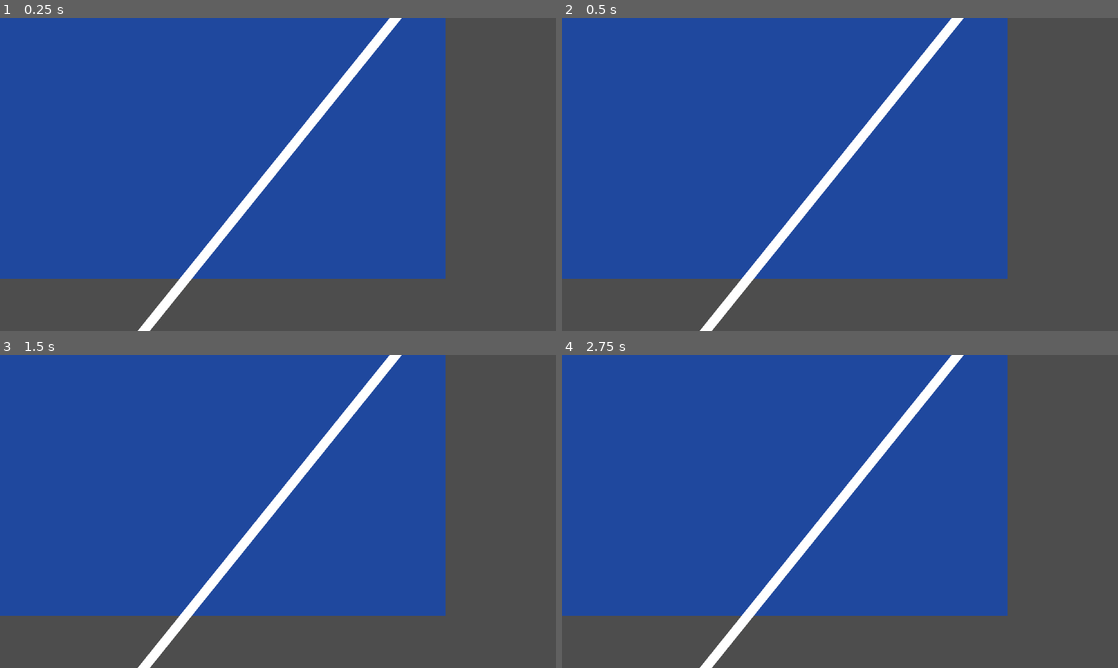
Above: before the commit, frames 1-4 (two rows, left to right).
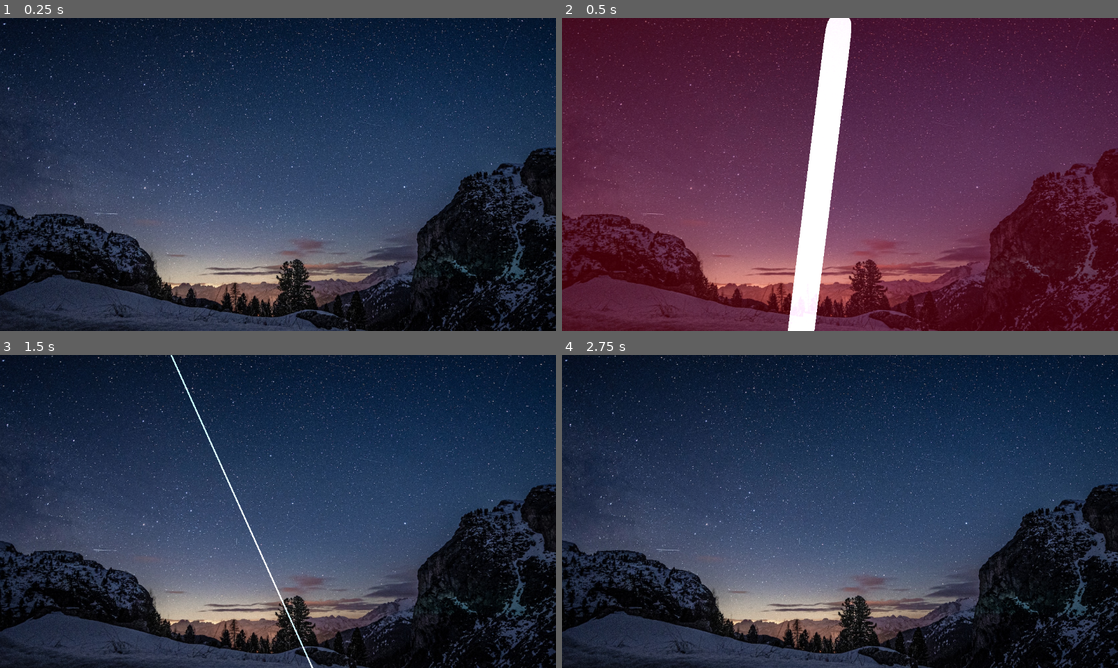
Above: after the commit, the same moments.

Repository: MrEliptik/shader_experiments
Game: Godot game, scene res://2D/screen_slash/screen_slash.tscn
Same seed, same stepped clock (60 frames per second), same inputs: the game is played once before the commit and once after it. The project has no main scene, so this scene is started directly.
Inputs:
- Up to frame 1 (0.25 s): no input
- Up to frame 2 (0.5 s): no input
- Up to frame 3 (1.5 s): no input
- Up to frame 4 (2.75 s): no input

The runs differ from the first frame. In frame 1, 98% of the frame differs, in the area x 0-100%, y 0-100%; in frame 2, 100%; in frame 3, 98%; in frame 4, 98%.

Commit message:
[2D] screen slash shader

Diff:
--- /dev/null
+++ b/2D/screen_slash/camera.gd
@@ -0,0 +1,56 @@
+extends Camera2D
+
+var _duration = 0.0
+var _period_in_ms = 0.0
+var _amplitude = 0.0
+var _timer = 0.0
+var _last_shook_timer = 0
+var _previous_x = 0.0
+var _previous_y = 0.0
+var _last_offset = Vector2(0, 0)
+
+func _ready():
+	set_process(true)
+
+# Shake with decreasing intensity while there's time remaining.
+func _process(delta):
+	# Only shake when there's shake time remaining.
+	if _timer == 0:
+		return
+	# Only shake on certain frames.
+	_last_shook_timer = _last_shook_timer + delta
+	# Be mathematically correct in the face of lag; usually only happens once.
+	while _last_shook_timer >= _period_in_ms:
+		_last_shook_timer = _last_shook_timer - _period_in_ms
+		# Lerp between [amplitude] and 0.0 intensity based on remaining shake time.
+		var intensity = _amplitude * (1 - ((_duration - _timer) / _duration))
+		# Noise calculation logic from http://jonny.morrill.me/blog/view/14
+		var new_x = randf_range(-1.0, 1.0)
+		var x_component = intensity * (_previous_x + (delta * (new_x - _previous_x)))
+		var new_y = randf_range(-1.0, 1.0)
+		var y_component = intensity * (_previous_y + (delta * (new_y - _previous_y)))
+		_previous_x = new_x
+		_previous_y = new_y
+		# Track how much we've moved the offset, as opposed to other effects.
+		var new_offset = Vector2(x_component, y_component)
+		set_offset(get_offset() - _last_offset + new_offset)
+		_last_offset = new_offset
+	# Reset the offset when we're done shaking.
+	_timer = _timer - delta
+	if _timer <= 0:
+		_timer = 0
+		set_offset(get_offset() - _last_offset)
+
+# Kick off a new screenshake effect.
+func shake(duration: float, frequency: float, amplitude: float):
+	if frequency == 0: return
+	# Initialize variables.
+	_duration = duration
+	_timer = duration
+	_period_in_ms = 1.0 / frequency
+	_amplitude = amplitude
+	_previous_x = randf_range(-1.0, 1.0)
+	_previous_y = randf_range(-1.0, 1.0)
+	# Reset previous offset, if any.
+	set_offset(get_offset() - _last_offset)
+	_last_offset = Vector2(0, 0)
--- a/2D/screen_slash/screen_slash.tscn
+++ b/2D/screen_slash/screen_slash.tscn
@@ -1,51 +1,266 @@
-[gd_scene load_steps=3 format=3 uid="uid://de8cnvkkf2hue"]
+[gd_scene load_steps=8 format=3 uid="uid://de8cnvkkf2hue"]
+
+[ext_resource type="Texture2D" uid="uid://d0qr61ewfsx32" path="res://2D/screen_slash/visuals/picture.jpg" id="1_5mir2"]
+[ext_resource type="Script" path="res://2D/screen_slash/camera.gd" id="2_qlf4s"]
 
 [sub_resource type="Shader" id="1"]
 code = "shader_type canvas_item;
 
 uniform sampler2D SCREEN_TEXTURE: hint_screen_texture, filter_linear_mipmap;
+uniform vec4 color_slash_left: source_color;
+uniform vec4 color_slash_right: source_color;
+uniform float color_left_mix: hint_range(0.0, 1.0, 0.01) = 0.5;
+uniform float color_right_mix: hint_range(0.0, 1.0, 0.01) = 0.5;
 uniform vec2 point1 = vec2(0.45, 0.2);
 uniform vec2 point2 = vec2(0.55, 0.5);
-
-float line(vec2 p1, vec2 p2, float width, vec2 uv)
+uniform float width = 1.0;
+uniform vec4 color_line: source_color;
+
+varying float pixel_size_x;
+
+float line(vec2 p1, vec2 p2, float w, vec2 uv)
 {
 	float dist = distance(p1, p2); // Distance between points
 	float dist_uv = distance(p1, uv); // Distance from p1 to current pixel
 
 	// If point is on line, according to dist, it should match current UV
 	// Ideally the '0.001' should be SCREEN_PIXEL_SIZE.x, but we can't use that outside of the fragment function.
-	return 1.0 - floor(1.0 - (0.001 * width) + distance (mix(p1, p2, clamp(dist_uv / dist, 0.0, 1.0)),  uv));
-}
-
-void vertex() {
-
+	return 1.0 - floor(1.0 - (pixel_size_x * w) + distance (mix(p1, p2, clamp(dist_uv / dist, 0.0, 1.0)),  uv));
 }
 
 void fragment() {
+	pixel_size_x = SCREEN_PIXEL_SIZE.x;
 	vec4 screen_tex = texture(SCREEN_TEXTURE, SCREEN_UV);
 
-	vec3 line_color = vec3(line(point1, point2, 10.0, SCREEN_UV));
-
-	COLOR = screen_tex + vec4(line_color, 1.0);
-//	COLOR = ;
+	vec3 line_color = vec3(line(point1, point2, width, SCREEN_UV));
+
+	float res = (SCREEN_UV.x-point1.x)*(point2.y-point1.y)-(SCREEN_UV.y-point1.y)*(point2.x-point1.x);
+	float line = 1.0 - line(point1, point2, width, SCREEN_UV);
+
+	if (res > 0.0) {
+		// Color for debug
+		COLOR = vec4(0.0, 0.0, 1.0, 1.0);
+
+		vec2 offset_uv = SCREEN_UV - vec2(pixel_size_x * width, 0.0);
+		vec4 tex_offseted = texture(SCREEN_TEXTURE, offset_uv);
+		COLOR = mix(tex_offseted, color_slash_right, color_right_mix) + (vec4(line_color, 1.0) * color_line);
+//		COLOR = tex_offseted + vec4(line_color, 1.0);
+	}
+	else if (res < 0.0) {
+		// Color for debug
+//		COLOR = vec4(0.0, 1.0, 0.0, 1.0);
+		vec2 offset_uv = SCREEN_UV + vec2(pixel_size_x * width, 0.0);
+		if ((offset_uv.x-point1.x)*(point2.y-point1.y)-(offset_uv.y-point1.y)*(point2.x-point1.x) == 0.0){
+			COLOR.a = 0.0;
+			COLOR.rgb = vec3(0.0);
+		}
+		else{
+			vec4 tex_offseted = texture(SCREEN_TEXTURE, offset_uv);
+//			COLOR = tex_offseted + vec4(line_color, 1.0);
+			COLOR = mix(tex_offseted, color_slash_left, color_left_mix) + (vec4(line_color, 1.0) * color_line);
+		}
+	}
+
+	// Just the line
+//	COLOR = screen_tex + vec4(line_color, 1.0);
 }"
 
 [sub_resource type="ShaderMaterial" id="2"]
 shader = SubResource("1")
-shader_parameter/point1 = Vector2(0.729, -0.038)
-shader_parameter/point2 = Vector2(0.238, 1.045)
+shader_parameter/color_slash_left = Color(1, 0, 0.113725, 1)
+shader_parameter/color_slash_right = Color(1, 0, 0.176471, 1)
+shader_parameter/color_left_mix = 0.0
+shader_parameter/color_right_mix = 0.0
+shader_parameter/point1 = Vector2(0.5, 0)
+shader_parameter/point2 = Vector2(0.43, 1)
+shader_parameter/width = 0.0
+shader_parameter/color_line = Color(0.752941, 0.909804, 1, 1)
+
+[sub_resource type="Animation" id="Animation_5ugtt"]
+resource_name = "slash"
+length = 2.7
+tracks/0/type = "value"
+tracks/0/imported = false
+tracks/0/enabled = true
+tracks/0/path = NodePath("CanvasLayer/Slash:material:shader_parameter/width")
+tracks/0/interp = 1
+tracks/0/loop_wrap = true
+tracks/0/keys = {
+"times": PackedFloat32Array(0.3, 0.4, 0.8, 1.1, 1.175, 1.6, 1.8, 1.85, 2, 2.175, 2.225, 2.475),
+"transitions": PackedFloat32Array(-2, -2, -2, -2, -2, -2, -2, -2, -2, -2, -2, -2),
+"update": 0,
+"values": [0.0, 35.0, 0.0, 0.0, 17.0, 0.0, 0.0, 5.0, 0.0, 0.0, 15.0, 0.0]
+}
+tracks/1/type = "method"
+tracks/1/imported = false
+tracks/1/enabled = true
+tracks/1/path = NodePath("Camera2D")
+tracks/1/interp = 1
+tracks/1/loop_wrap = true
+tracks/1/keys = {
+"times": PackedFloat32Array(0.3, 1.1, 1.8, 2.2),
+"transitions": PackedFloat32Array(1, 1, 1, 1),
+"values": [{
+"args": [0.5, 25.0, 15.0],
+"method": &"shake"
+}, {
+"args": [0.35, 25.0, 12.0],
+"method": &"shake"
+}, {
+"args": [0.3, 20.0, 9.0],
+"method": &"shake"
+}, {
+"args": [0.4, 20.0, 10.0],
+"method": &"shake"
+}]
+}
+tracks/2/type = "value"
+tracks/2/imported = false
+tracks/2/enabled = true
+tracks/2/path = NodePath("CanvasLayer/Slash:material:shader_parameter/point1")
+tracks/2/interp = 1
+tracks/2/loop_wrap = true
+tracks/2/keys = {
+"times": PackedFloat32Array(0, 0.8, 0.9, 1.6, 1.7, 2.1, 2.175, 2.5),
+"transitions": PackedFloat32Array(-2, -2, -2, -2, -2, -2, -2, -2),
+"update": 0,
+"values": [Vector2(0.5, 0), Vector2(0.5, 0), Vector2(0.308, 0), Vector2(0.308, 0), Vector2(0.401, 0), Vector2(0.401, 0), Vector2(0.486, 0), Vector2(0.486, 0)]
+}
+tracks/3/type = "value"
+tracks/3/imported = false
+tracks/3/enabled = true
+tracks/3/path = NodePath("CanvasLayer/Slash:material:shader_parameter/point2")
+tracks/3/interp = 1
+tracks/3/loop_wrap = true
+tracks/3/keys = {
+"times": PackedFloat32Array(0, 0.8, 0.9, 1.6, 1.7, 2.1, 2.175, 2.5),
+"transitions": PackedFloat32Array(-2, -2, -2, -2, -2, -2, -2, -2),
+"update": 0,
+"values": [Vector2(0.43, 1), Vector2(0.43, 1), Vector2(0.562, 1), Vector2(0.562, 1), Vector2(0.233, 1), Vector2(0.233, 1), Vector2(0.766, 1), Vector2(0.766, 1)]
+}
+tracks/4/type = "value"
+tracks/4/imported = false
+tracks/4/enabled = true
+tracks/4/path = NodePath("CanvasLayer/Slash:material:shader_parameter/color_left_mix")
+tracks/4/interp = 1
+tracks/4/loop_wrap = true
+tracks/4/keys = {
+"times": PackedFloat32Array(0.3, 0.4, 0.6),
+"transitions": PackedFloat32Array(-2, -2, -2),
+"update": 0,
+"values": [0.0, 0.5, 0.0]
+}
+tracks/5/type = "value"
+tracks/5/imported = false
+tracks/5/enabled = true
+tracks/5/path = NodePath("CanvasLayer/Slash:material:shader_parameter/color_right_mix")
+tracks/5/interp = 1
+tracks/5/loop_wrap = true
+tracks/5/keys = {
+"times": PackedFloat32Array(0.3, 0.4, 0.6),
+"transitions": PackedFloat32Array(-2, -2, -2),
+"update": 0,
+"values": [0.0, 0.5, 0.0]
+}
+
+[sub_resource type="Animation" id="Animation_pupcn"]
+length = 0.001
+tracks/0/type = "value"
+tracks/0/imported = false
+tracks/0/enabled = true
+tracks/0/path = NodePath("CanvasLayer/Slash:material:shader_parameter/width")
+tracks/0/interp = 1
+tracks/0/loop_wrap = true
+tracks/0/keys = {
+"times": PackedFloat32Array(0),
+"transitions": PackedFloat32Array(1),
+"update": 0,
+"values": [0.0]
+}
+tracks/1/type = "value"
+tracks/1/imported = false
+tracks/1/enabled = true
+tracks/1/path = NodePath("CanvasLayer/Slash:material:shader_parameter/point1")
+tracks/1/interp = 1
+tracks/1/loop_wrap = true
+tracks/1/keys = {
+"times": PackedFloat32Array(0),
+"transitions": PackedFloat32Array(1),
+"update": 0,
+"values": [Vector2(0.5, 0)]
+}
+tracks/2/type = "value"
+tracks/2/imported = false
+tracks/2/enabled = true
+tracks/2/path = NodePath("CanvasLayer/Slash:material:shader_parameter/point2")
+tracks/2/interp = 1
+tracks/2/loop_wrap = true
+tracks/2/keys = {
+"times": PackedFloat32Array(0),
+"transitions": PackedFloat32Array(1),
+"update": 0,
+"values": [Vector2(0.43, 1)]
+}
+tracks/3/type = "value"
+tracks/3/imported = false
+tracks/3/enabled = true
+tracks/3/path = NodePath("CanvasLayer/Slash:material:shader_parameter/color_left_mix")
+tracks/3/interp = 1
+tracks/3/loop_wrap = true
+tracks/3/keys = {
+"times": PackedFloat32Array(0),
+"transitions": PackedFloat32Array(1),
+"update": 0,
+"values": [0.0]
+}
+tracks/4/type = "value"
+tracks/4/imported = false
+tracks/4/enabled = true
+tracks/4/path = NodePath("CanvasLayer/Slash:material:shader_parameter/color_right_mix")
+tracks/4/interp = 1
+tracks/4/loop_wrap = true
+tracks/4/keys = {
+"times": PackedFloat32Array(0),
+"transitions": PackedFloat32Array(1),
+"update": 0,
+"values": [0.0]
+}
+
+[sub_resource type="AnimationLibrary" id="AnimationLibrary_8smfb"]
+_data = {
+"RESET": SubResource("Animation_pupcn"),
+"slash": SubResource("Animation_5ugtt")
+}
 
 [node name="ScreenSlash" type="Node2D"]
 
-[node name="Polygon2D" type="Polygon2D" parent="."]
-color = Color(0.121569, 0.282353, 0.619608, 1)
-antialiased = true
-polygon = PackedVector2Array(0, 0, 0, 600, 1026, 600, 1026, 0)
-
 [node name="CanvasLayer" type="CanvasLayer" parent="."]
+follow_viewport_enabled = true
+
+[node name="BG" type="TextureRect" parent="CanvasLayer"]
+anchors_preset = 15
+anchor_right = 1.0
+anchor_bottom = 1.0
+grow_horizontal = 2
+grow_vertical = 2
+texture = ExtResource("1_5mir2")
+expand_mode = 3
+stretch_mode = 6
 
 [node name="Slash" type="ColorRect" parent="CanvasLayer"]
 material = SubResource("2")
 anchors_preset = 15
 anchor_right = 1.0
 anchor_bottom = 1.0
+
+[node name="Camera2D" type="Camera2D" parent="."]
+position = Vector2(576, 324)
+zoom = Vector2(1.145, 1.145)
+script = ExtResource("2_qlf4s")
+
+[node name="AnimationPlayer" type="AnimationPlayer" parent="."]
+autoplay = "slash"
+movie_quit_on_finish = true
+libraries = {
+"": SubResource("AnimationLibrary_8smfb")
+}
Not shown, added: 2D/screen_slash/visuals/license.txt
Binary file added: 2D/screen_slash/visuals/picture.jpg
Not shown, added: 2D/screen_slash/visuals/picture.jpg.import
